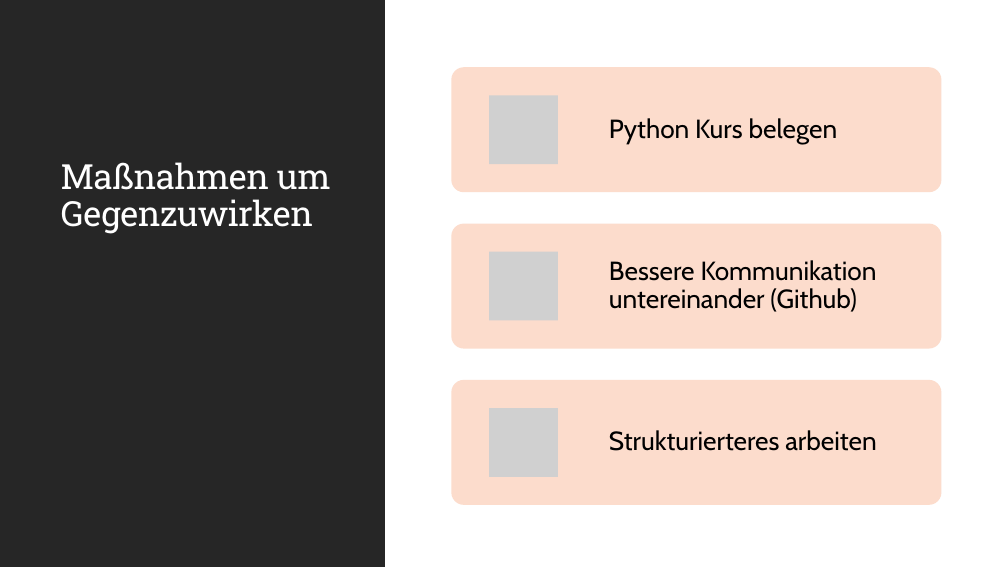
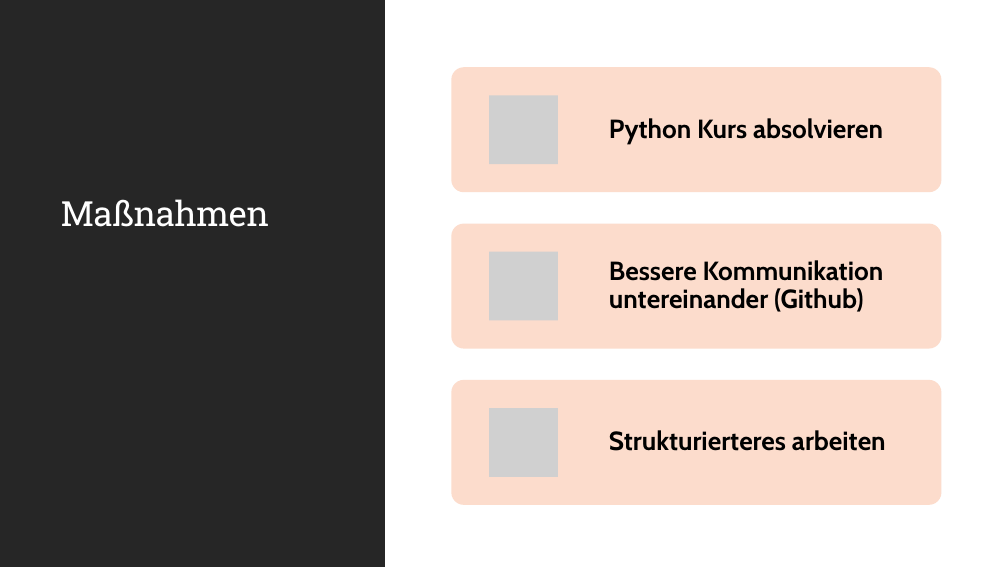
Before and after one commit to jonasaberger/EscapeTheLore, a slide deck: slide 8 of Docs/11_Zwischenpräsentation.pptx. Drawn at 1008x567 pixels with LibreOffice and Linux fonts; fonts in the diff are those of the drawing; grey boxes stand for pictures. Boxes give left, top, right and bottom in pixels: in the first picture for what was removed or moved away, otherwise in the second. Text is boxed around its words. In the diff, an @@ line names an element or a change of style, - is before the commit and + after.

```diff
--- a/Docs/11_Zwischenpräsentation.pptx
+++ b/Docs/11_Zwischenpräsentation.pptx
@@ text at <box>609,118,883,144</box>: text changed; bold on @@
-Python Kurs belegen
+Python Kurs absolvieren
@@ title at <box>61,199,269,227</box>: text changed @@
-Maßnahmen um Gegenzuwirken
+Maßnahmen
@@ text "Bessere Kommunikation untereinander (Github)" at <box>609,260,884,312</box>: bold on @@
@@ text "Strukturierteres arbeiten" at <box>609,430,886,451</box>: bold on @@
```
Also in this commit, not shown: 1 other slide changed, 2 slides added, 1 slide removed.
